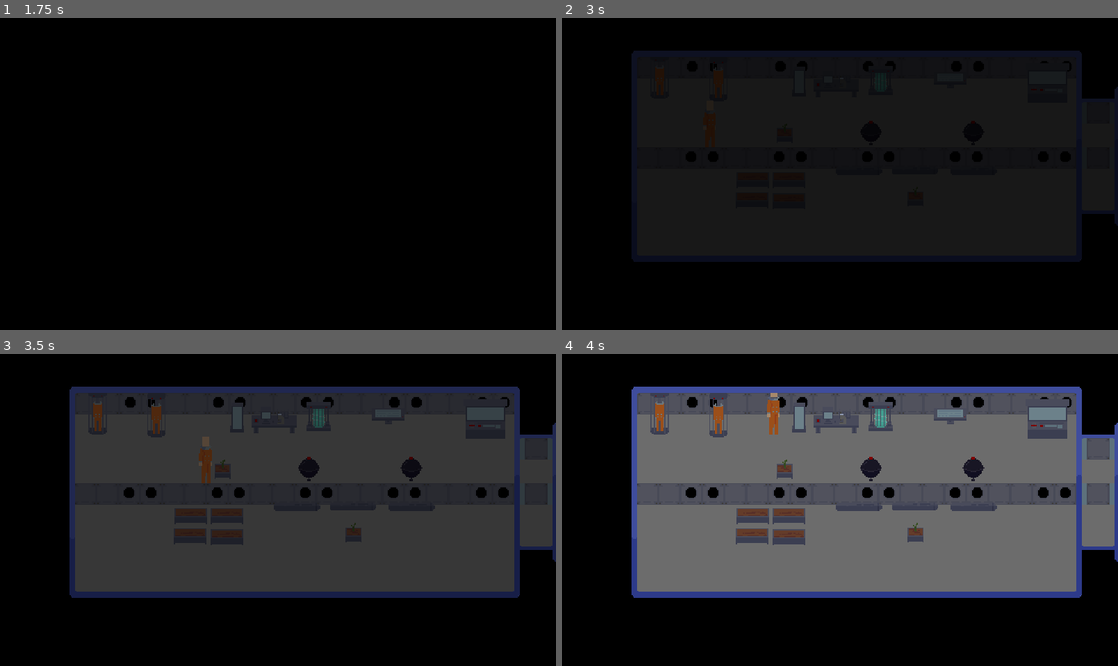
Above: before the commit, frames 1-4 (two rows, left to right).
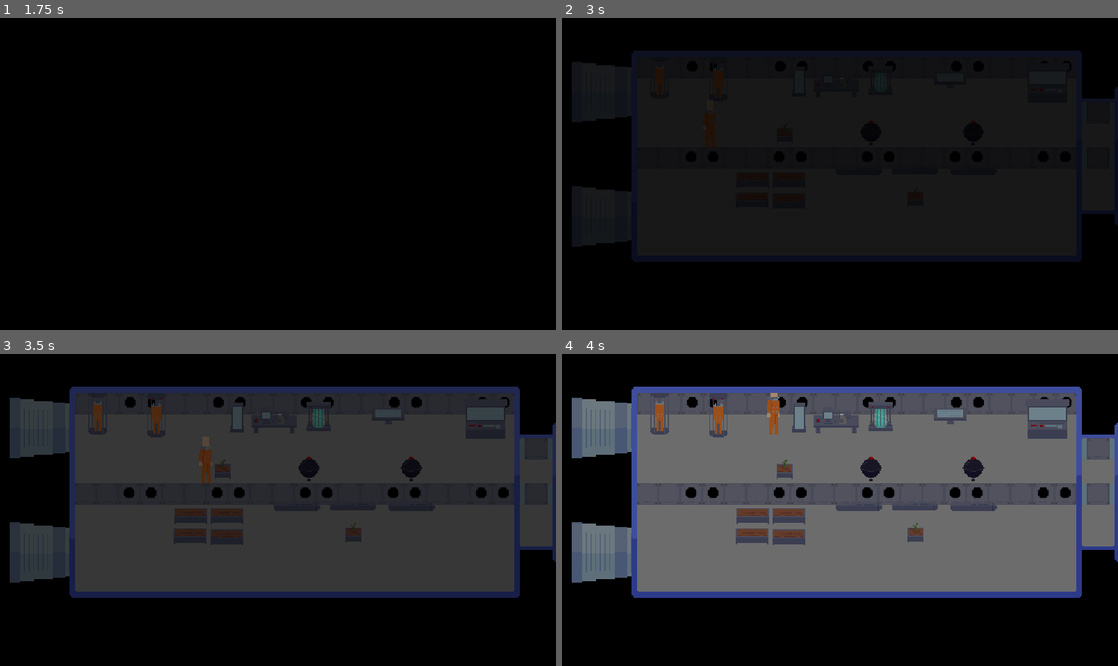
Above: after the commit, the same moments.

Repository: lajollagamesclub/week-135
Game: Godot game, scene res://TitleScreen.tscn
Same seed, same stepped clock (60 frames per second), same inputs: the game is played once before the commit and once after it.
Inputs:
- Up to frame 1 (1.75 s): hold D (g_right) 0.53-1.25 s; hold Space (g_next_dialog) 0.53-1.25 s; click "Play" at 1.25 s
- Up to frame 2 (3 s): tap Enter at 2 s; hold S (g_down) 2.03-2.78 s; tap Space (g_next_dialog) at 2.1, 2.75 s; hold D (g_right) from 2.78 s (still down); hold Space (g_next_dialog) from 2.78 s (still down)
- Up to frame 3 (3.5 s): keep holding D (g_right); keep holding Space (g_next_dialog)
- Up to frame 4 (4 s): release D (g_right) at 3.53 s; release Space (g_next_dialog) at 3.53 s; hold W (g_up) from 3.53 s (still down); tap Space (g_next_dialog) at 3.6 s

Frame 1 is identical in both runs. In frame 2, 3.8% of the frame differs, in the area x 1-13%, y 14-74%; in frame 3, 3.8%; in frame 4, 3.8%.

Commit message:
Add thrusters and operational dialog

Diff:
--- /dev/null
+++ b/src/EventAnimationPlayer.gd
@@ -0,0 +1,17 @@
+extends AnimationPlayer
+
+var notified_player: bool = false
+
+func _process(delta):
+	for n in get_tree().get_nodes_in_group("activatable"):
+		if not n.activated:
+			return
+	if notified_player:
+		return
+	notified_player = true
+	var text_box = get_node("../UI/TextBox")
+	text_box.hide()
+	text_box.text_queue = [
+		"ALL SYSTEMS OPERATIONAL",
+		"OPERATION STATUS: READY FOR LAUNCH"
+	]
--- a/src/Game.tscn
+++ b/src/Game.tscn
@@ -19,6 +19,8 @@
 [ext_resource path="res://decorations/Capsule.tscn" type="PackedScene" id=17]
 [ext_resource path="res://cockpit.png" type="Texture" id=18]
 [ext_resource path="res://ship-fg.png" type="Texture" id=19]
+[ext_resource path="res://EventAnimationPlayer.gd" type="Script" id=20]
+[ext_resource path="res://thruster.png" type="Texture" id=21]
 
 [sub_resource type="RectangleShape2D" id=7]
 extents = Vector2( 72.2982, 74.0506 )
@@ -87,9 +89,22 @@
 "values": [ Color( 0, 0, 0, 1 ), Color( 1, 1, 1, 1 ) ]
 }
 
+[sub_resource type="Animation" id=8]
+resource_name = "ready_for_launch"
+
 [node name="Game" type="Node2D"]
 
 [node name="Ship" type="StaticBody2D" parent="."]
+
+[node name="Thruster" type="Sprite" parent="Ship"]
+position = Vector2( 320.792, 259.423 )
+scale = Vector2( 4, 4 )
+texture = ExtResource( 21 )
+
+[node name="Thruster2" type="Sprite" parent="Ship"]
+position = Vector2( 320.792, 689.006 )
+scale = Vector2( 4, 4 )
+texture = ExtResource( 21 )
 
 [node name="Sprite" type="Sprite" parent="Ship"]
 scale = Vector2( 4, 4 )
@@ -260,6 +275,8 @@
 [node name="EventAnimationPlayer" type="AnimationPlayer" parent="."]
 autoplay = "fade_in"
 anims/fade_in = SubResource( 6 )
+anims/ready_for_launch = SubResource( 8 )
+script = ExtResource( 20 )
 
 [node name="FadeIn" type="CanvasModulate" parent="."]
 visible = false
--- a/src/TextBox.gd
+++ b/src/TextBox.gd
@@ -22,9 +22,14 @@
 			return
 		else:
 			if text_queue.empty() and shown:
-				$TextBoxAnimationPlayer.play("hide_textbox")
-				shown = false
+				hide()
 			next_text()
+
+func hide():
+	if not shown:
+		return
+	$TextBoxAnimationPlayer.play("hide_textbox")
+	shown = false
 
 func next_text():
 	text_queue.pop_front()
--- a/src/decorations/Capsule.tscn
+++ b/src/decorations/Capsule.tscn
@@ -4,6 +4,7 @@
 
 [node name="Capsule" instance=ExtResource( 1 )]
 region_rect = Rect2( 105, 53, 40, 7 )
+activatable = false
 
 [node name="Destroyed" parent="." index="0"]
 region_rect = Rect2( 104, 119, 40, 7 )
--- a/src/decorations/Growbed.tscn
+++ b/src/decorations/Growbed.tscn
@@ -3,4 +3,4 @@
 [ext_resource path="res://decorations/DecorationSpriteBase.tscn" type="PackedScene" id=1]
 
 [node name="Growbed" instance=ExtResource( 1 )]
-activatable = true
+activatable = false
Not shown: 1 places in src/Game.tscn that only renumber resources
Binary file added: src/thruster.png
Not shown, added: src/thruster.png.import
